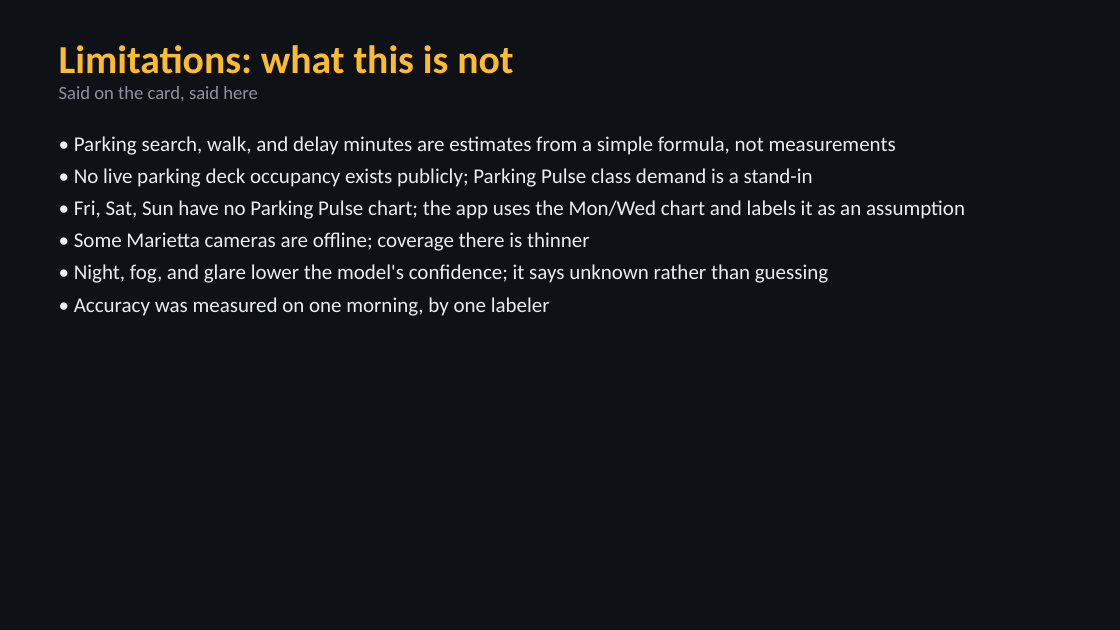
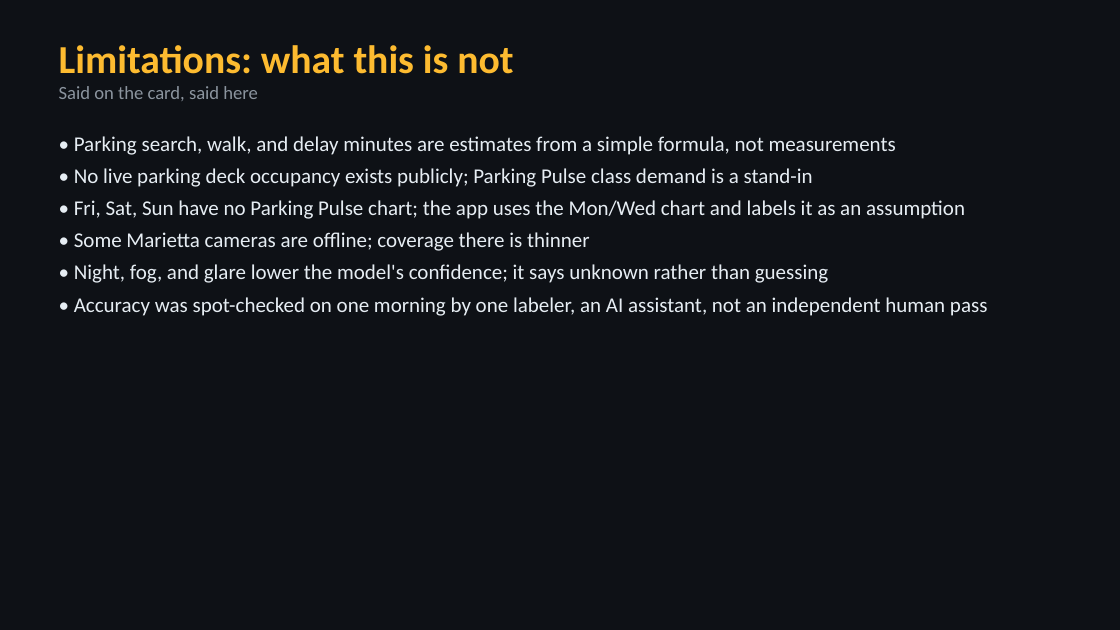
Before and after one commit to Anphamthanh/owl-commute, a slide deck: slide 8 of deck/Owl Commute.pptx. Drawn at 1120x630 pixels with LibreOffice and Linux fonts; fonts in the diff are those of the drawing. Boxes give left, top, right and bottom in pixels: in the first picture for what was removed or moved away, otherwise in the second. Text is boxed around its words. In the diff, an @@ line names an element or a change of style, - is before the commit and + after.

Commit message:
Reword the accuracy limitation; add video source images

```diff
--- a/deck/Owl Commute.pptx
+++ b/deck/Owl Commute.pptx
@@ text at <box>74,297,988,316</box>: text changed @@
-• Accuracy was measured on one morning, by one labeler
+• Accuracy was spot-checked on one morning by one labeler, an AI assistant, not an independent human pass
```
Also in this commit, not shown: 17 other files.
